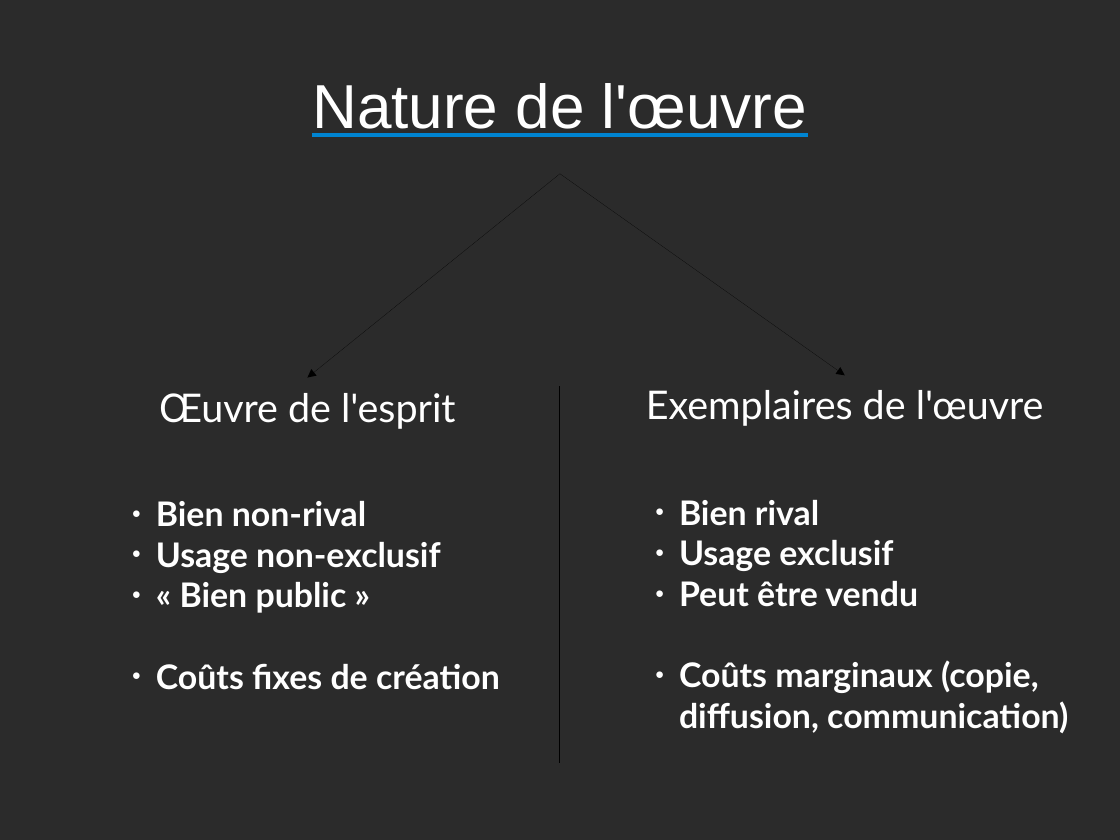
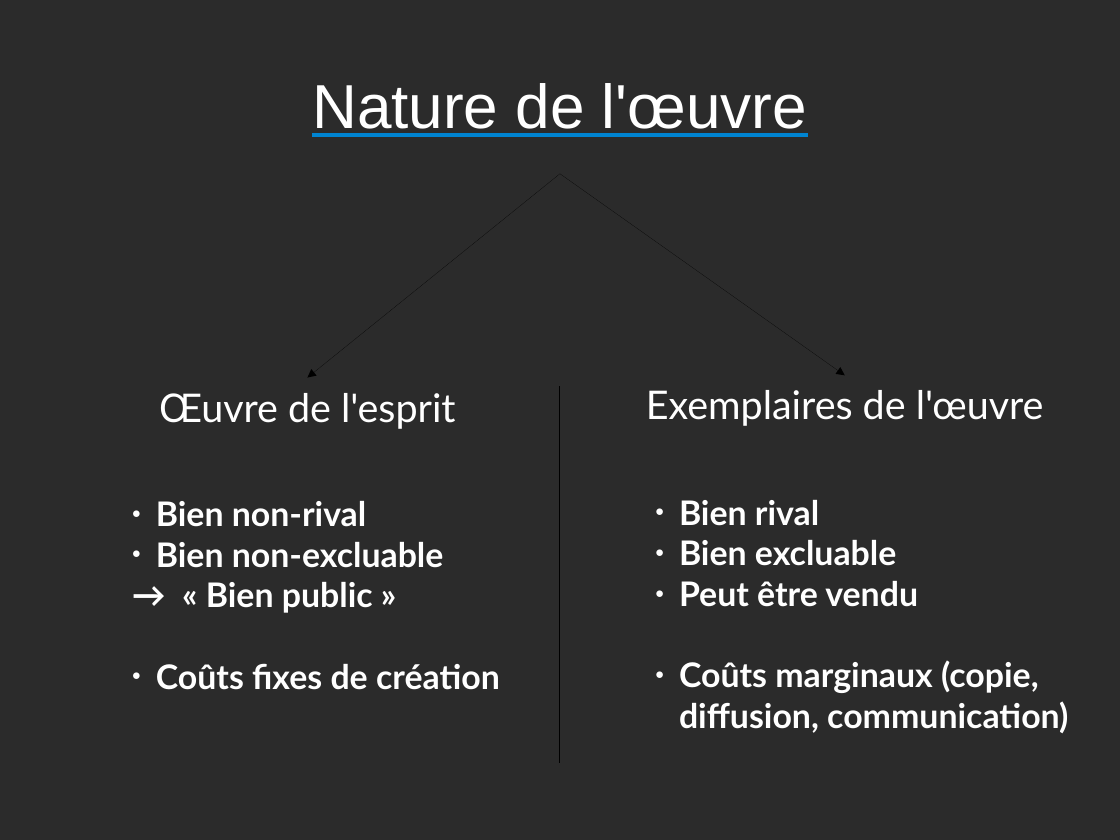
Before and after one commit to Parashp/pph-droit-auteur, a slide deck: slide 9 of soutenance.odp. Drawn at 1120x840 pixels with LibreOffice and Linux fonts; fonts in the diff are those of the drawing; background and template pictures are left out; a plain dark background stands for a picture behind light text. Boxes give left, top, right and bottom in pixels: in the first picture for what was removed or moved away, otherwise in the second. Text is boxed around its words. In the diff, an @@ line names an element or a change of style, - is before the commit and + after.

```diff
--- a/soutenance.odp
+++ b/soutenance.odp
@@ text at [156,542,444,613]: text changed @@
-● Usage non-exclusif
-● « Bien public »
+● Bien non-excluable
+→ « Bien public »
@@ text at [679,540,896,566]: text changed @@
-● Usage exclusif
+● Bien excluable
```
Also in this commit, not shown: 4 other slides changed, 2 slides added, 1 other file.
